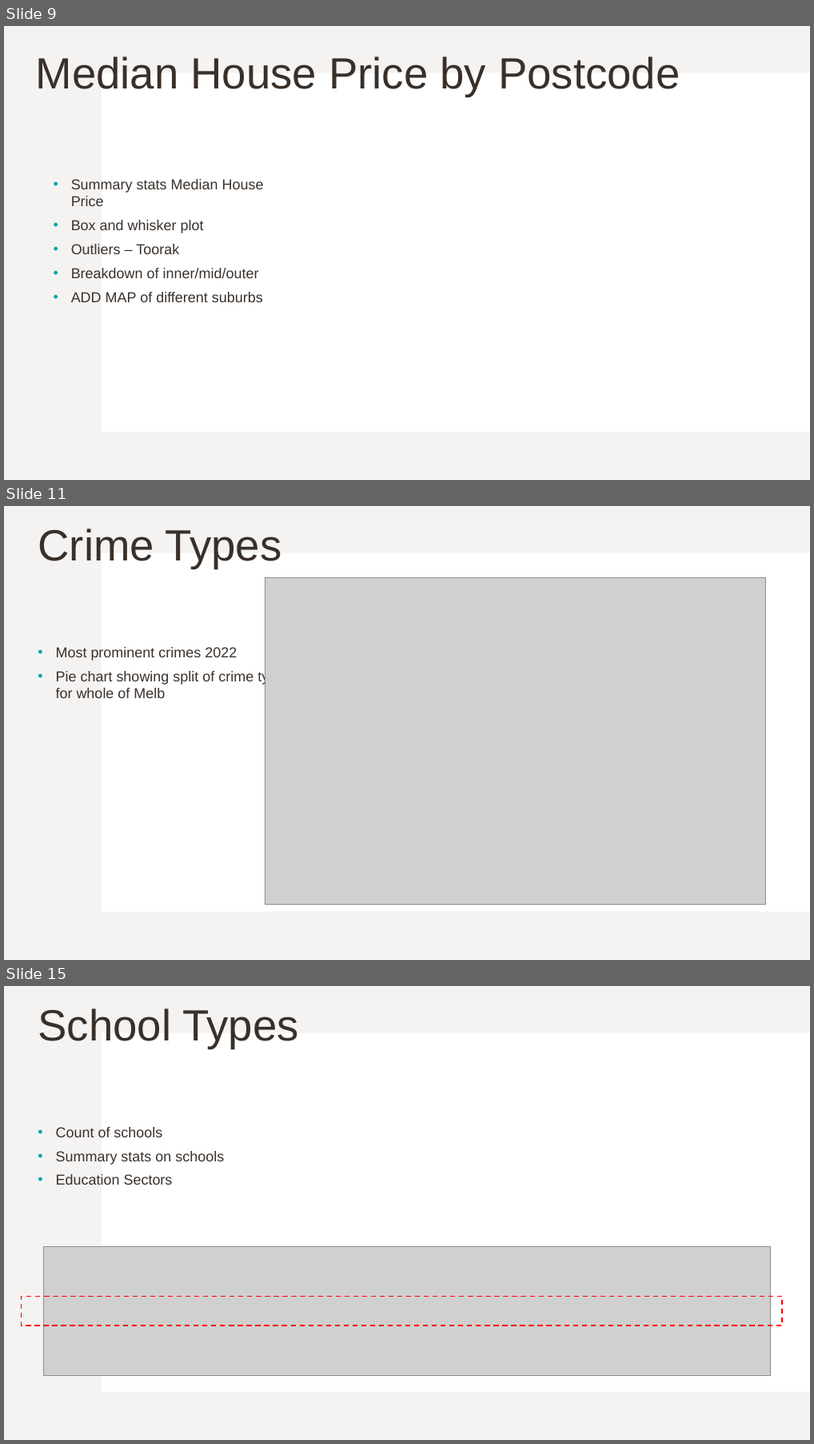
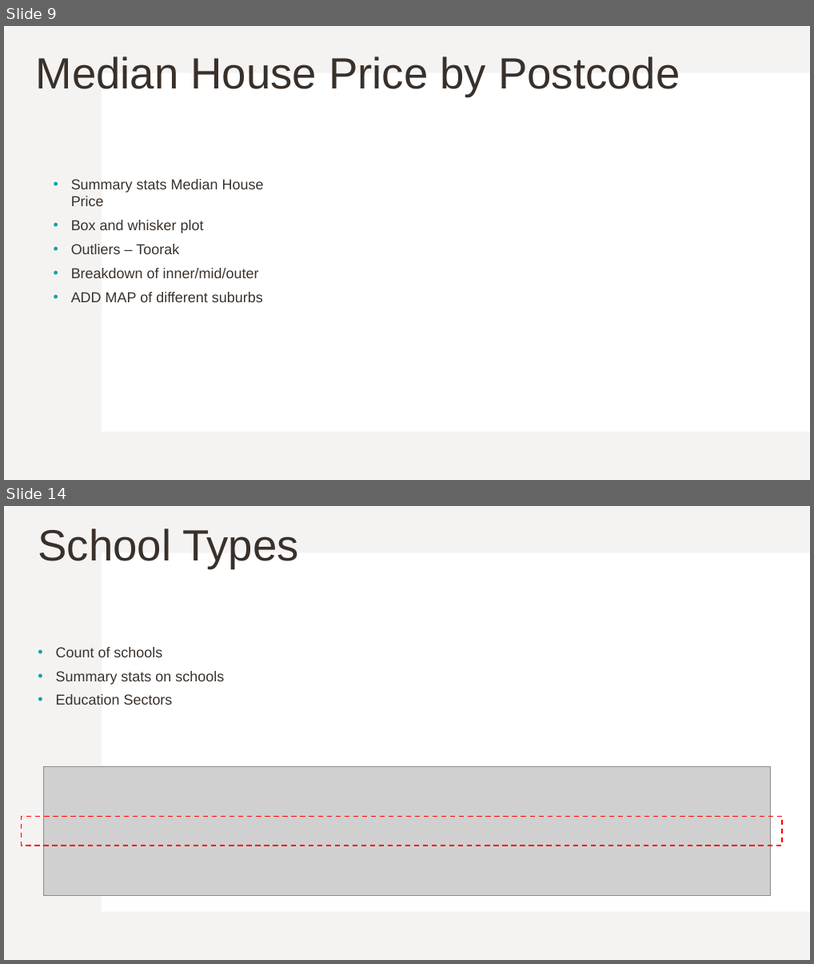
Before and after one commit to Kakhai1/bootcamp_project, a slide deck: Project 1 - Group 6 Slides_KT.pptx. Shown one above the other, each under a label of ours: slides 9, 11 and 15 before the commit, slides 9 and 14 after it; the slides between them are not shown. The pictures are 814x1444 and 814x964 pixels, drawn with LibreOffice and Linux fonts; fonts in the diff are those of the drawing; grey boxes stand for pictures. Boxes give left, top, right and bottom in pixels: in the first picture for what was removed or moved away, otherwise in the second. Text is boxed around its words. In the diff, an @@ line names an element or a change of style, - is before the commit and + after.

```diff
--- a/Project 1 - Group 6 Slides_KT.pptx
+++ b/Project 1 - Group 6 Slides_KT.pptx
@@ slide 11 removed at [4, 506, 810, 960], background #FFFFFF; not listed: 2 template elements that a slide beside it also shows @@
@@ title removed at [38, 528, 282, 568] @@
-Crime Types
@@ picture removed at [266, 577, 766, 904] @@
@@ text removed at [56, 647, 292, 698] @@
-• Most prominent crimes 2022
-• Pie chart showing split of crime types for whole of Melb
@@ what was slide 15 is now slide 14 @@
```
Also in this commit, not shown: 10 slides changed, 3 slides added, 3 other slides removed.
